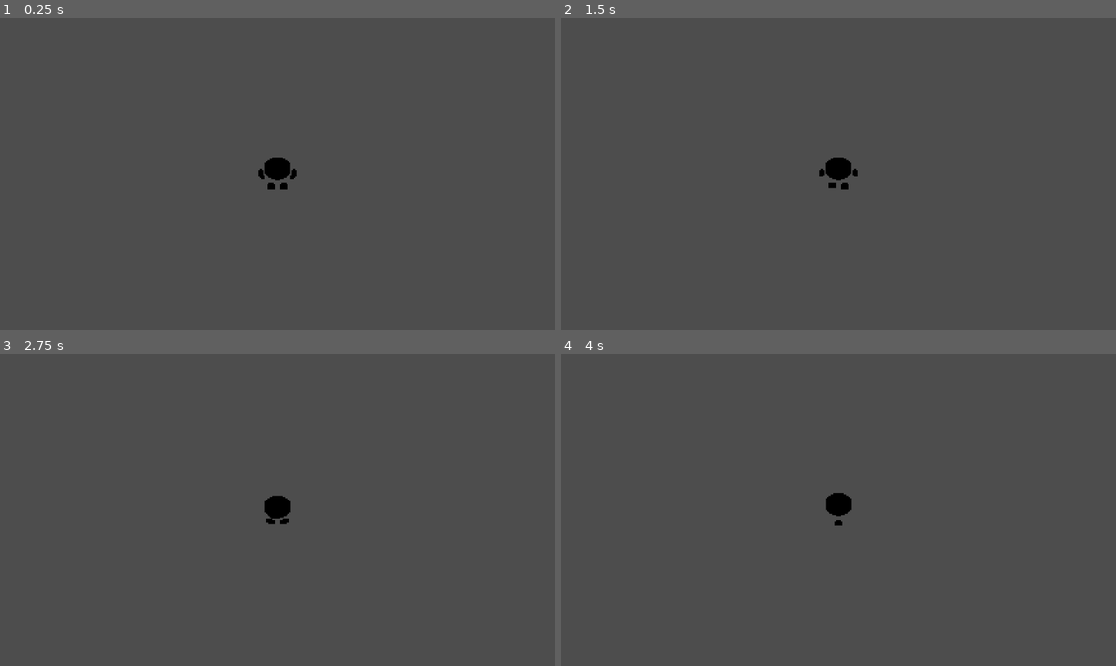
Above: before the commit, frames 1-4 (two rows, left to right).
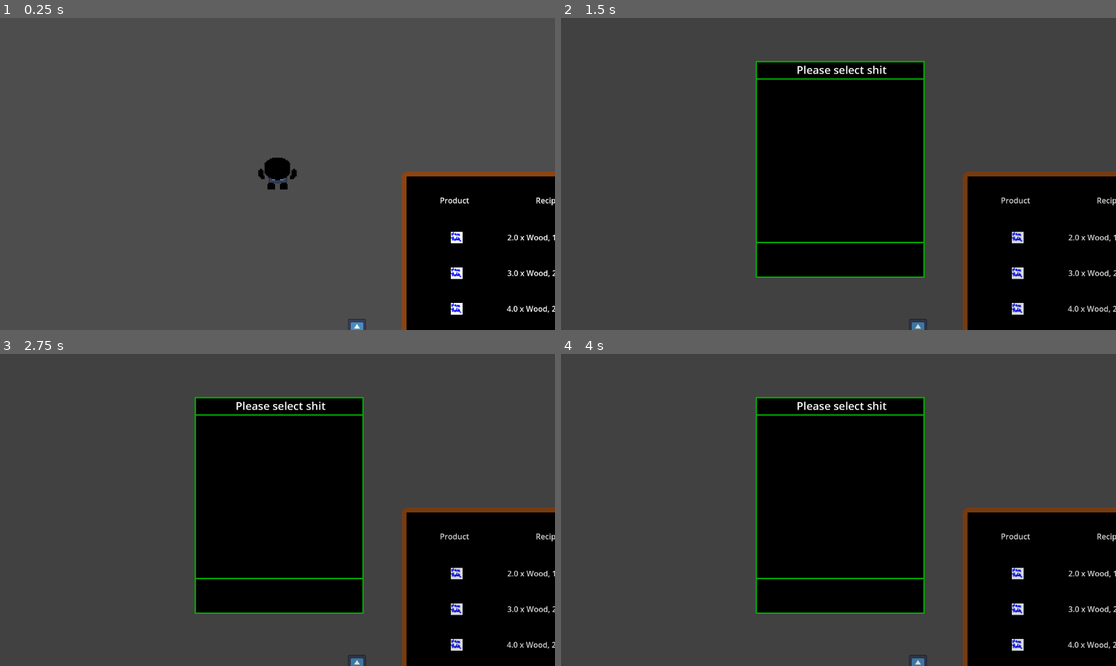
Above: after the commit, the same moments.

Repository: M41T4P-GAMES/Overworked
Game: Godot game, scene res://Scenes/main.tscn
Same seed, same stepped clock (60 frames per second), same inputs: the game is played once before the commit and once after it. This scene is started directly instead of the project's main scene. The engine's default icon, where the game draws it, is replaced by a stand-in: a white triangle on a blue panel in a dark square.
Inputs:
- Up to frame 1 (0.25 s): no input
- Up to frame 2 (1.5 s): tap Enter at 0.5 s; hold D (right) 0.53-1.28 s; hold E (interact) 0.53-1.28 s; hold S (down) from 1.28 s (still down); tap E (interact) at 1.35 s
- Up to frame 3 (2.75 s): tap Space (space) at 2 s; release S (down) at 2.03 s; hold D (right) from 2.03 s (still down); hold Space (space) from 2.03 s (still down); tap E (interact) at 2.3 s
- Up to frame 4 (4 s): release D (right) at 2.78 s; release Space (space) at 2.78 s; hold Up (ui_up) 2.78-3.53 s; tap E (interact) at 2.85 s; tap Enter at 3.5 s; hold A (left) from 3.53 s (still down); hold E (interact) from 3.53 s (still down)

The runs differ from the first frame. In frame 1, 14% of the frame differs, in the area x 48-100%, y 49-100%; in frame 2, 35%; in frame 3, 35%; in frame 4, 35%, in the area x 35-100%, y 13-100%.

Commit message:
crafting works now kinda

Diff:
--- a/Scenes/box.tscn
+++ b/Scenes/box.tscn
@@ -1,21 +1,12 @@
-[gd_scene load_steps=4 format=3 uid="uid://bhedhrwomsm6j"]
-
-[ext_resource type="Script" uid="uid://dblu4bb8hvvmv" path="res://Scripts/box.gd" id="1_ego7h"]
-[ext_resource type="Texture2D" uid="uid://dugfiin2drgr4" path="res://icon.svg" id="1_xkb4e"]
+[gd_scene load_steps=2 format=3 uid="uid://bhedhrwomsm6j"]
 
 [sub_resource type="RectangleShape2D" id="RectangleShape2D_ego7h"]
-size = Vector2(116, 116)
+size = Vector2(25, 27.5)
 
 [node name="Box" type="StaticBody2D"]
-scale = Vector2(0.4, 0.4)
-script = ExtResource("1_ego7h")
-
-[node name="BoxSprite" type="Sprite2D" parent="."]
-texture = ExtResource("1_xkb4e")
-
-[node name="ItemSprite" type="Sprite2D" parent="."]
+scale = Vector2(1.2, 1.2)
 
 [node name="CollisionShape2D" type="CollisionShape2D" parent="."]
-position = Vector2(-1, 0)
+position = Vector2(1.19209e-06, 1.25)
 shape = SubResource("RectangleShape2D_ego7h")
 disabled = true
--- /dev/null
+++ b/Scenes/craft_button.tscn
@@ -0,0 +1,16 @@
+[gd_scene load_steps=4 format=3 uid="uid://dkx88brlde04w"]
+
+[ext_resource type="Theme" uid="uid://dys7obpbw7hjp" path="res://Assets/Crafting_UI/Default_button.tres" id="1_87kff"]
+[ext_resource type="Texture2D" uid="uid://dsbckkcehhl8o" path="res://Assets/Crafting_UI/crafting_icon.png" id="2_qpliv"]
+[ext_resource type="Script" uid="uid://cl6hu6aru8jdk" path="res://Scripts/craft_button.gd" id="3_qpliv"]
+
+[node name="craft_chair" type="Button"]
+size_flags_horizontal = 6
+size_flags_vertical = 4
+mouse_default_cursor_shape = 2
+theme = ExtResource("1_87kff")
+icon = ExtResource("2_qpliv")
+icon_alignment = 1
+script = ExtResource("3_qpliv")
+
+[connection signal="pressed" from="." to="." method="_on_pressed"]
--- a/Scenes/main.tscn
+++ b/Scenes/main.tscn
@@ -1,6 +1,8 @@
-[gd_scene load_steps=2 format=3 uid="uid://okgncs467xop"]
+[gd_scene load_steps=4 format=3 uid="uid://okgncs467xop"]
 
 [ext_resource type="Script" uid="uid://vmf0670uammx" path="res://Scripts/main.gd" id="1_jjgbg"]
+[ext_resource type="PackedScene" uid="uid://cjhuj0h71gddn" path="res://Scenes/box_area.tscn" id="2_bo1nx"]
+[ext_resource type="PackedScene" uid="uid://dmp2fdxu0qr5n" path="res://Scenes/recipes_UI.tscn" id="3_8gbba"]
 
 [node name="Main" type="Node2D"]
 script = ExtResource("1_jjgbg")
@@ -12,4 +14,17 @@
 [node name="Udp_timer" type="Timer" parent="."]
 autostart = true
 
+[node name="BoxArea" parent="." instance=ExtResource("2_bo1nx")]
+position = Vector2(164, 320)
+max_capacity = 35
+inventory = Dictionary[int, int]({
+0: 20,
+1: 3,
+3: 10
+})
+
+[node name="BoxArea2" parent="." instance=ExtResource("2_bo1nx")]
+
+[node name="Control" parent="." instance=ExtResource("3_8gbba")]
+
 [connection signal="timeout" from="Udp_timer" to="." method="_on_udp_timer_timeout"]
--- a/Scenes/player.tscn
+++ b/Scenes/player.tscn
@@ -1,10 +1,11 @@
-[gd_scene load_steps=105 format=3 uid="uid://ckmv5npbdlsn7"]
+[gd_scene load_steps=106 format=3 uid="uid://ckmv5npbdlsn7"]
 
 [ext_resource type="Script" uid="uid://bt43rkjtaxbup" path="res://Scripts/player.gd" id="1_cvnsp"]
 [ext_resource type="Texture2D" uid="uid://dugfiin2drgr4" path="res://icon.svg" id="2_6t5aa"]
 [ext_resource type="Texture2D" uid="uid://dfoilxkcx32y5" path="res://Assets/Textures/p_walk.png" id="2_fkybt"]
 [ext_resource type="Texture2D" uid="uid://d4maagkcya53p" path="res://Assets/Textures/p_idle.png" id="2_vgqql"]
 [ext_resource type="Script" uid="uid://dkh4gjus75r0u" path="res://Scripts/StorageUI.gd" id="3_6t5aa"]
+[ext_resource type="Texture2D" uid="uid://dw2x8okfxjl7m" path="res://Assets/Textures/parcel_base.png" id="4_x3wgy"]
 
 [sub_resource type="AtlasTexture" id="AtlasTexture_vgqql"]
 atlas = ExtResource("2_vgqql")
@@ -751,6 +752,16 @@
 debug_color = Color(0.763702, 0, 0.346011, 0.42)
 
 [node name="Box" type="Node2D" parent="."]
+visible = false
+
+[node name="BoxSprite" type="Sprite2D" parent="Box"]
+texture_filter = 1
+position = Vector2(0, -39)
+texture = ExtResource("4_x3wgy")
+
+[node name="ItemSprite" type="Sprite2D" parent="Box"]
+texture_filter = 1
+position = Vector2(0, -39)
 
 [node name="Desktop" type="Node2D" parent="."]
 visible = false
@@ -973,10 +984,6 @@
 [node name="MultiplayerSynchronizer" type="MultiplayerSynchronizer" parent="."]
 replication_config = SubResource("SceneReplicationConfig_cvnsp")
 
-[node name="MultiplayerSpawner" type="MultiplayerSpawner" parent="."]
-_spawnable_scenes = PackedStringArray("uid://bhedhrwomsm6j")
-spawn_path = NodePath("../Box")
-
 [connection signal="area_entered" from="PickupRange" to="." method="_on_pickup_range_area_entered"]
 [connection signal="area_exited" from="PickupRange" to="." method="_on_pickup_range_area_exited"]
 [connection signal="pressed" from="BoxStorage/UI/BottomButtons/Add" to="BoxStorage/UI" method="_on_add_pressed"]
--- /dev/null
+++ b/Scenes/product_sprite.tscn
@@ -0,0 +1,11 @@
+[gd_scene load_steps=2 format=3 uid="uid://u784aqrdp7rf"]
+
+[ext_resource type="Texture2D" uid="uid://ct0xq75xptose" path="res://Assets/Textures/placeholder.png" id="1_n4n7d"]
+
+[node name="TextureRect" type="TextureRect"]
+offset_right = 40.0
+offset_bottom = 40.0
+scale = Vector2(3, 3)
+size_flags_horizontal = 6
+size_flags_vertical = 6
+texture = ExtResource("1_n4n7d")
--- a/Scenes/recipes_UI.tscn
+++ b/Scenes/recipes_UI.tscn
@@ -1,9 +1,7 @@
-[gd_scene load_steps=6 format=3 uid="uid://dmp2fdxu0qr5n"]
+[gd_scene load_steps=4 format=3 uid="uid://dmp2fdxu0qr5n"]
 
 [ext_resource type="Script" uid="uid://maa344ep6k66" path="res://Scripts/recipes_UI.gd" id="1_5nrwk"]
 [ext_resource type="Theme" uid="uid://cblx72lp0bij4" path="res://Assets/Crafting_UI/window_theme.tres" id="2_5nrwk"]
-[ext_resource type="Texture2D" uid="uid://dsbckkcehhl8o" path="res://Assets/Crafting_UI/crafting icon.png" id="2_erish"]
-[ext_resource type="Theme" uid="uid://dys7obpbw7hjp" path="res://Assets/Crafting_UI/Default_button.tres" id="2_gwifc"]
 [ext_resource type="Theme" uid="uid://b66pkix1bercv" path="res://Assets/Crafting_UI/close_theme.tres" id="4_r18me"]
 
 [node name="Control" type="Control"]
@@ -76,75 +74,4 @@
 size_flags_vertical = 3
 columns = 3
 
-[node name="chair" type="Label" parent="PanelContainer/MarginContainer/VBoxContainer/GridContainer"]
-layout_mode = 2
-size_flags_horizontal = 6
-text = "Стол"
-
-[node name="chair_recipe" type="Label" parent="PanelContainer/MarginContainer/VBoxContainer/GridContainer"]
-layout_mode = 2
-size_flags_horizontal = 6
-text = "= дърво + пирони"
-
-[node name="craft_chair" type="Button" parent="PanelContainer/MarginContainer/VBoxContainer/GridContainer"]
-layout_mode = 2
-size_flags_horizontal = 6
-size_flags_vertical = 4
-mouse_default_cursor_shape = 2
-theme = ExtResource("2_gwifc")
-icon = ExtResource("2_erish")
-icon_alignment = 1
-
-[node name="table" type="Label" parent="PanelContainer/MarginContainer/VBoxContainer/GridContainer"]
-layout_mode = 2
-size_flags_horizontal = 6
-text = "Маса"
-
-[node name="table_recipe" type="Label" parent="PanelContainer/MarginContainer/VBoxContainer/GridContainer"]
-layout_mode = 2
-size_flags_horizontal = 6
-text = "= дърво + дърво + пирони"
-
-[node name="craft_table" type="Button" parent="PanelContainer/MarginContainer/VBoxContainer/GridContainer"]
-layout_mode = 2
-size_flags_horizontal = 6
-size_flags_vertical = 4
-mouse_default_cursor_shape = 2
-theme = ExtResource("2_gwifc")
-icon = ExtResource("2_erish")
-
-[node name="window" type="Label" parent="PanelContainer/MarginContainer/VBoxContainer/GridContainer"]
-layout_mode = 2
-size_flags_horizontal = 6
-text = "Прозорец"
-
-[node name="windoe_recipe" type="Label" parent="PanelContainer/MarginContainer/VBoxContainer/GridContainer"]
-layout_mode = 2
-size_flags_horizontal = 6
-text = "= стъкло + пирони"
-
-[node name="craft_window" type="Button" parent="PanelContainer/MarginContainer/VBoxContainer/GridContainer"]
-layout_mode = 2
-size_flags_horizontal = 6
-size_flags_vertical = 4
-mouse_default_cursor_shape = 2
-theme = ExtResource("2_gwifc")
-icon = ExtResource("2_erish")
-
-[node name="furnace" type="Label" parent="PanelContainer/MarginContainer/VBoxContainer/GridContainer"]
-layout_mode = 2
-size_flags_horizontal = 6
-text = "Печка"
-
-[node name="furnace_recipe" type="Label" parent="PanelContainer/MarginContainer/VBoxContainer/GridContainer"]
-layout_mode = 2
-size_flags_horizontal = 6
-text = "= Баба ти + дядо ти"
-
-[node name="craft_furnace" type="Button" parent="PanelContainer/MarginContainer/VBoxContainer/GridContainer"]
-layout_mode = 2
-size_flags_horizontal = 6
-size_flags_vertical = 4
-mouse_default_cursor_shape = 2
-theme = ExtResource("2_gwifc")
-icon = ExtResource("2_erish")
+[connection signal="pressed" from="PanelContainer/MarginContainer/VBoxContainer/Close" to="." method="on_close"]
--- a/Scenes/test.tscn
+++ b/Scenes/test.tscn
@@ -1,6 +1,11 @@
-[gd_scene load_steps=2 format=3 uid="uid://bwspvpby8xgpc"]
+[gd_scene load_steps=2 format=3 uid="uid://b4ov2tjy1dj08"]
 
-[ext_resource type="Script" uid="uid://bx6ni5kcyq3tr" path="res://Scripts/order_generation.gd" id="1_lc1oi"]
+[ext_resource type="PackedScene" uid="uid://cjhuj0h71gddn" path="res://Scenes/box_area.tscn" id="1_lc1oi"]
 
 [node name="Test" type="Node"]
-script = ExtResource("1_lc1oi")
+
+[node name="InputBoxArea" parent="." instance=ExtResource("1_lc1oi")]
+position = Vector2(165, 182)
+
+[node name="OutputBoxArea" parent="." instance=ExtResource("1_lc1oi")]
+position = Vector2(592, 183)
--- a/Scripts/BoxArea.gd
+++ b/Scripts/BoxArea.gd
@@ -10,27 +10,28 @@
 
 
 func interact(player: RigidBody2D):
-	var boxes = player.get_node("Box")
 
-	if boxes.get_child_count() != 0:
-		add_box(boxes.get_child(0))
+	if player.carry_id >= 0:
+		add_box(player)
 	else:
 		player.open_storage_ui(inventory)
 
 
-func add_box(new_box: StaticBody2D) -> void:
-	if items+new_box.count > max_capacity:
+func add_box(player: RigidBody2D) -> void:
+	if items + player.carry_count > max_capacity:
 		print("Area is full")
 		return
 
-	items += new_box.count
+	items += player.carry_count
 	# If such a box already exists, add to it, otherwise put it in
-	if inventory.has(new_box.item_id):
-		inventory[new_box.item_id] += new_box.count
+	if inventory.has(player.carry_id):
+		inventory[player.carry_id] += player.carry_count
 	else:
-		inventory[new_box.item_id] = new_box.count
+		inventory[player.carry_id] = player.carry_count
 
-	new_box.queue_free()
+	player.carry_id = -1
+	player.carry_count = 0
+	player.get_node("Box").hide()
 
 
 func evaluate_capacity():
--- a/Scripts/StorageUI.gd
+++ b/Scripts/StorageUI.gd
@@ -45,14 +45,16 @@
 
 
 func _on_get_pressed() -> void:
-	var node = new_box.instantiate()
-	node.init(selected_id, current_count, "Some name", load("res://icon.svg"))
-	get_node("../../Box").add_child(node)
-	node.position = Vector2(0, -100)
-	node.show()
+	var entry: Dictionary = Global.get_entry_by_id("res://Assets/Data/materials_and_products.json", selected_id)
+
+	var player = get_node("../../")
+	player.carry_id = selected_id
+	player.carry_count = current_count
+	player.get_node("Box/ItemSprite").set_texture(load(entry["sprite"]))
+	player.get_node("Box").show()
 
 	inventory[selected_id] -= current_count
 	if inventory[selected_id] == 0:
 		inventory.erase(selected_id)
 
-	get_node("../../").close_storage_ui()
+	player.close_storage_ui()
--- /dev/null
+++ b/Scripts/craft_button.gd
@@ -0,0 +1,7 @@
+extends Button
+
+var product = null
+var craftingContainer = null
+
+func _on_pressed() -> void:
+	craftingContainer.craft(product)
--- a/Scripts/global.gd
+++ b/Scripts/global.gd
@@ -1,3 +1,13 @@
 extends Node
 
 var skin_color : Color
+
+func get_entry_by_id(file_path: String, target_id: int) -> Dictionary:
+	var file = FileAccess.open(file_path, FileAccess.READ)
+	var json_string = file.get_as_text()
+	file.close()
+	var data = JSON.parse_string(json_string)
+	for entry in data:
+		if entry["id"] == target_id:
+			return entry
+	return {}
--- a/Scripts/materials_and_products.gd
+++ b/Scripts/materials_and_products.gd
@@ -65,3 +65,9 @@
 		if product.id == productId:
 			return product
 	return null
+
+func stringify_recipe(product):
+	var result = ""
+	for material in product.materialCosts:
+		result += str(material.count) + " x " + get_material(material.materialId).materialName + (", " if product.materialCosts.find(material) < product.materialCosts.size() - 1 else "")
+	return result
--- a/Scripts/player.gd
+++ b/Scripts/player.gd
@@ -5,6 +5,8 @@
 var selected_area = null
 var item_tab = preload("res://Scenes/item_tab.tscn")
 var facing : Vector2i
+var carry_id = -1
+var carry_count = 0
 
 func _ready() -> void:
 	set_multiplayer_authority(int(name))
@@ -109,7 +111,8 @@
 
 	for key in inv.keys():
 		var new_item = item_tab.instantiate()
-		new_item.init(int(key), inv[key], "Some name", load("res://icon.svg"))
+		var entry: Dictionary = Global.get_entry_by_id("res://Assets/Data/materials_and_products.json", key)
+		new_item.init(int(key), inv[key], entry["name"], load(entry["sprite"]))
 		$BoxStorage/UI/ScrollContainer/ItemList.add_child(new_item)
 
 	$BoxStorage/UI.update_inv(inv)
--- a/Scripts/recipes_UI.gd
+++ b/Scripts/recipes_UI.gd
@@ -2,9 +2,73 @@
 
 var materialsAndProducts = null
 var craftableProducts = []
+var inputArea = null
+var outputArea = null
+var recipeContainer = null
+const buttonPrefab = preload("res://Scenes/craft_button.tscn")
+const spritePrefab = preload("res://Scenes/product_sprite.tscn")
 
 func _ready() -> void:
 	load_materials_and_products()
+	inputArea = get_node("../BoxArea")
+	outputArea = get_node("../BoxArea2")
+	recipeContainer = get_node("PanelContainer/MarginContainer/VBoxContainer/GridContainer")
+	on_open()
 
 func load_materials_and_products():
 	materialsAndProducts = load("res://Scripts/materials_and_products.gd").new()
+	materialsAndProducts.parse_json()
+
+func decide_all_possible_products():
+	for product in materialsAndProducts.products:
+		var ableToCraft = true
+		var availableMaterials = inputArea.inventory
+		for neededMaterial in product.materialCosts:
+			if availableMaterials.has(int(neededMaterial.materialId)):
+				if availableMaterials[int(neededMaterial.materialId)] < neededMaterial.count:
+					ableToCraft = false
+		if ableToCraft:
+			craftableProducts.append(product)
+
+func craft(product):
+	var ableToCraft = true
+	var availableMaterials = inputArea.inventory
+	for neededMaterial in product.materialCosts:
+		if availableMaterials.has(int(neededMaterial.materialId)):
+			if availableMaterials[int(neededMaterial.materialId)] < neededMaterial.count:
+				ableToCraft = false
+				break
+			else:
+				availableMaterials[int(neededMaterial.materialId)] -= int(neededMaterial.count)
+	if outputArea.inventory.has(int(product.id)):
+		outputArea.inventory[int(product.id)] += 1
+	else:
+		outputArea.inventory[int(product.id)] = 1
+	print("Tried to craft " + product.productName)
+
+
+func on_open():
+	visible = true
+	decide_all_possible_products()
+	for product in craftableProducts:
+		#var nameLabel = Label.new()
+		#nameLabel.text = product.productName
+		#nameLabel.horizontal_alignment = HORIZONTAL_ALIGNMENT_CENTER
+		var productSprite = spritePrefab.instantiate()
+		recipeContainer.add_child(productSprite)
+		var recipeLabel = Label.new()
+		recipeLabel.text = materialsAndProducts.stringify_recipe(product)
+		recipeLabel.horizontal_alignment = HORIZONTAL_ALIGNMENT_CENTER
+		recipeContainer.add_child(recipeLabel)
+		var currentCraftButton = buttonPrefab.instantiate()
+		recipeContainer.add_child(currentCraftButton)
+		currentCraftButton.set_deferred("product", product)
+		currentCraftButton.set_deferred("craftingContainer", self)
+
+
+func on_close() -> void:
+	visible = false
+	craftableProducts.clear()
+	for node in recipeContainer.get_children():
+		recipeContainer.remove_child(node)
+		node.queue_free()
Renamed: Assets/Crafting_UI/crafting icon.png -> Assets/Crafting_UI/crafting_icon.png
Not shown, changed: Assets/Crafting_UI/crafting_icon.png.import
Binary file added: Assets/Textures/placeholder.png
Not shown, added: Assets/Textures/placeholder.png.import
Not shown, added: Scripts/craft_button.gd.uid
